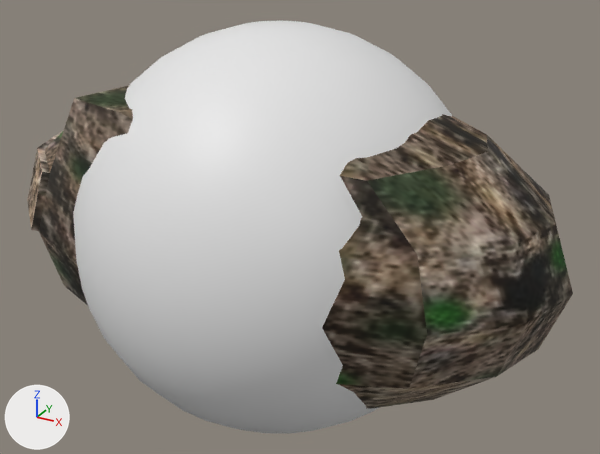
Two versions of the FBX model Mrowisko/Mrowisko/MrowiskoContent/Models/stone2.fbx, one commit apart.
Before and after are seen from a 50 mm camera at (1.9, -2.19, 1.25) aimed at (0.51, 0.33, -0.01). The lights are fixed; the arrows at lower left show +X, +Y and +Z.

Objects in the first picture: 'BoundingSphere', 'Sphere001'.
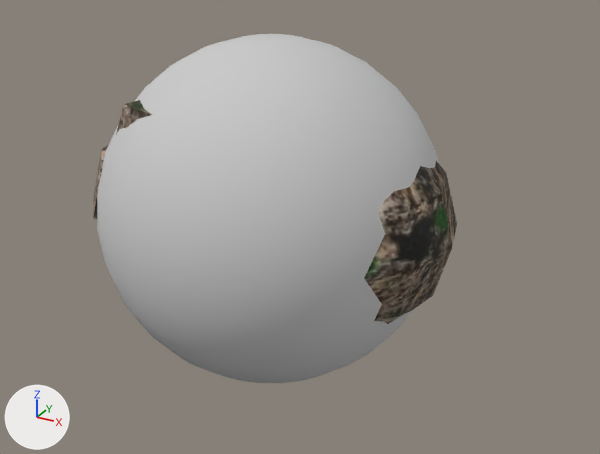
Location of each change, [x1, y1, x2, y2] in pixels of the pictures (600 x 454 px):
'BoundingSphere', recoloured, moved, rescaled (10% narrower, 15% shorter)
    before: [73, 21, 452, 434]
    after: [97, 34, 439, 383]
'Sphere001', moved, rescaled
    before: [27, 85, 573, 409]
    after: [93, 100, 457, 324]

What the commit changed:
Material 'Material #25' (mat_material__25) is new.
Its base color is (0.588, 0.588, 0.588) (light grey #cacaca).
Its roughness is 0.859.
me_mesh_001 has 482 vertices, 960 faces and spans x -74.9..74.9, y -74.9..74.9, z -74.9..74.9.
me_mesh_001 now uses material mat_material__25 (light grey #cacaca).
Object 'Sphere001' (ob_sphere001) moves from (0.459, 0.264, 0.0) to (0.344, 0.401, 0.0).
Object 'Sphere001' (ob_sphere001) is rescaled from (0.0233, 0.014, 0.0129) to (0.0161, 0.0124, 0.0114).
Object 'BoundingSphere' (ob_boundingsphere) moves from (0.461, 0.27, 0.0) to (0.346, 0.407, 0.0).
Object 'BoundingSphere' (ob_boundingsphere) is rescaled from (0.01, 0.01, 0.01) to (0.00896, 0.00896, 0.00896).
